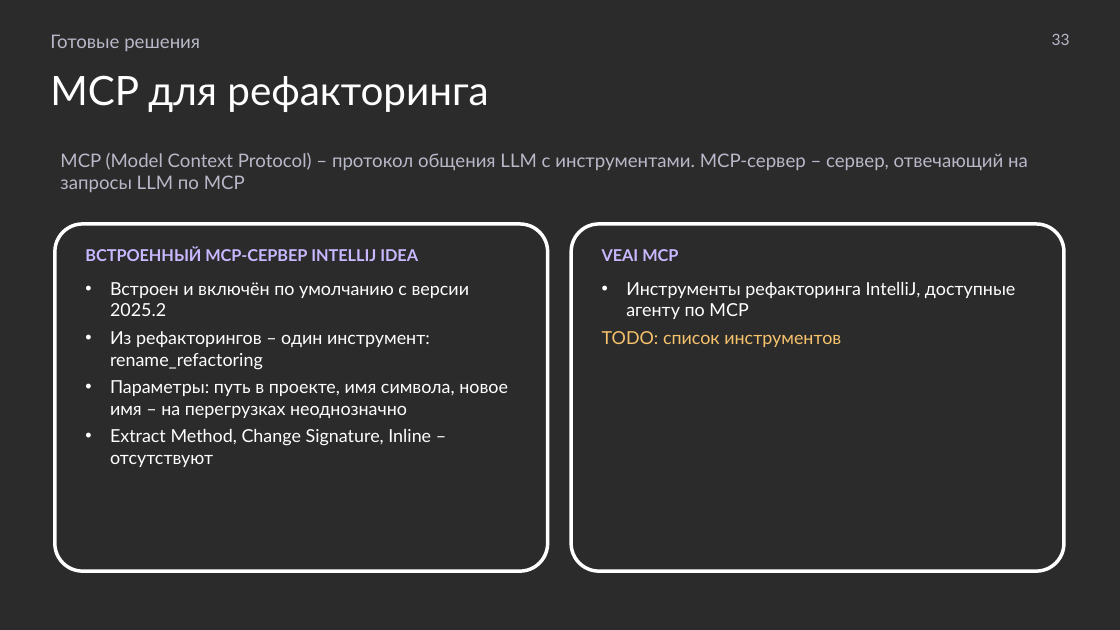
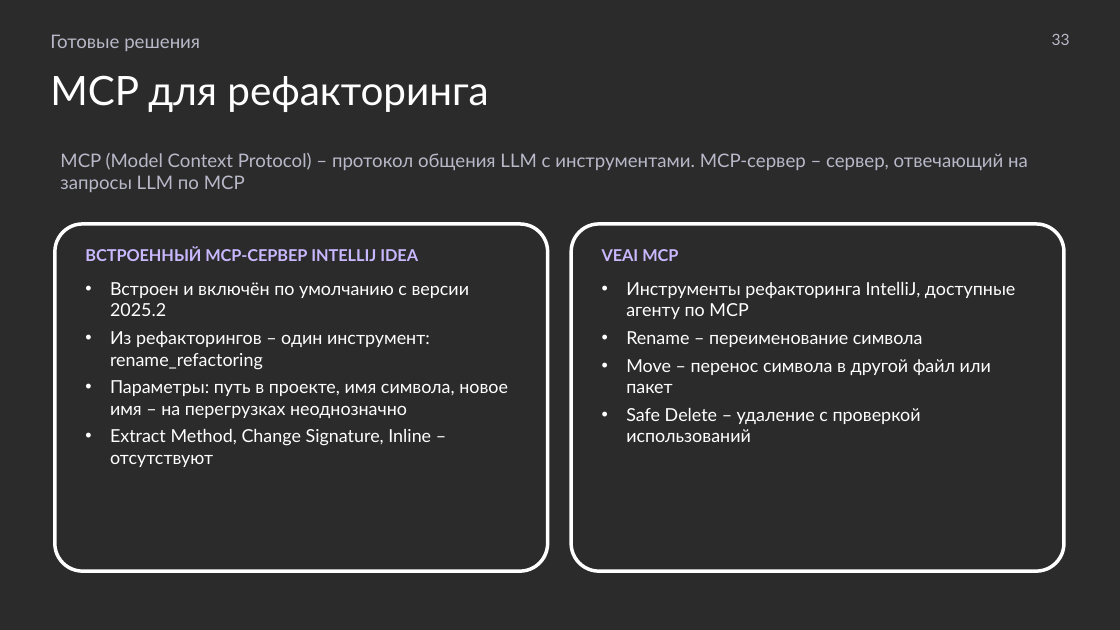
Before and after one commit to MchKosticyn/ide-refactoring-in-ai-agents, a slide deck: slide 33 of Доклад_ Рефакторинг в ИИ-агентах.pptx. Drawn at 1120x630 pixels with LibreOffice and Linux fonts; fonts in the diff are those of the drawing; background and template pictures are left out; a plain dark background stands for a picture behind light text. Boxes give left, top, right and bottom in pixels: in the first picture for what was removed or moved away, otherwise in the second. Text is boxed around its words. In the diff, an @@ line names an element or a change of style, - is before the commit and + after.

```diff
--- a/Доклад_ Рефакторинг в ИИ-агентах.pptx
+++ b/Доклад_ Рефакторинг в ИИ-агентах.pptx
@@ text in rounded rectangle at <box>626,331,991,442</box>: text changed; text colour #F6C26B to #FFFFFF @@
-TODO: список инструментов
+• Rename – переименование символа
+• Move – перенос символа в другой файл или пакет
+• Safe Delete – удаление с проверкой использований
```
Also in this commit, not shown: 8 other slides changed, 1 slide removed, 2 other files.
